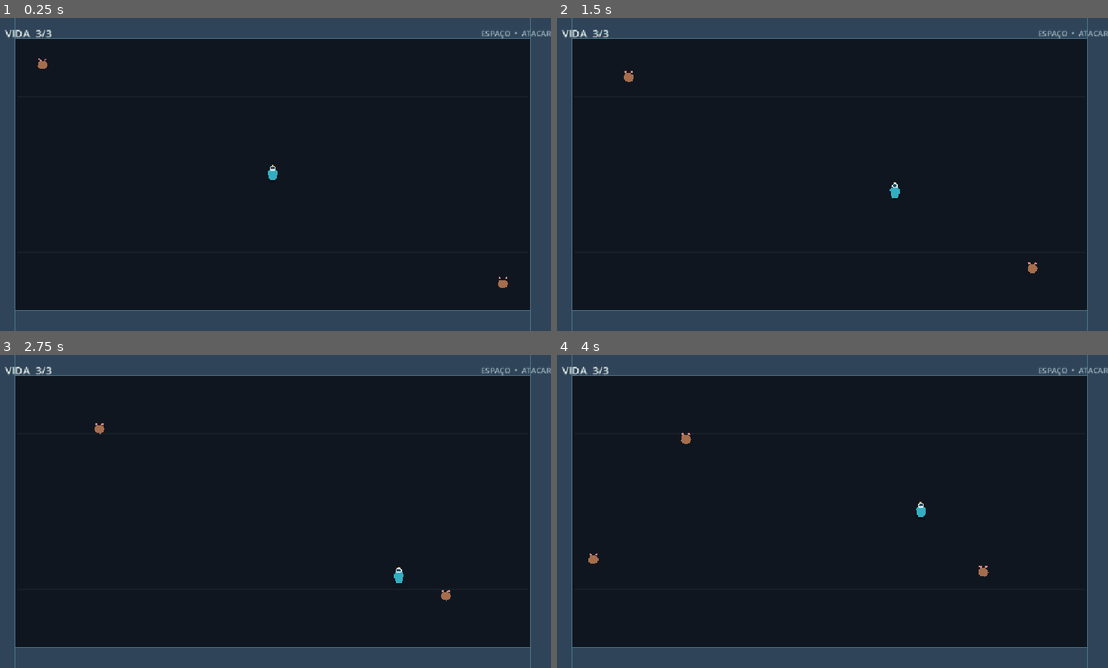
Above: before the commit, frames 1-4 (two rows, left to right).
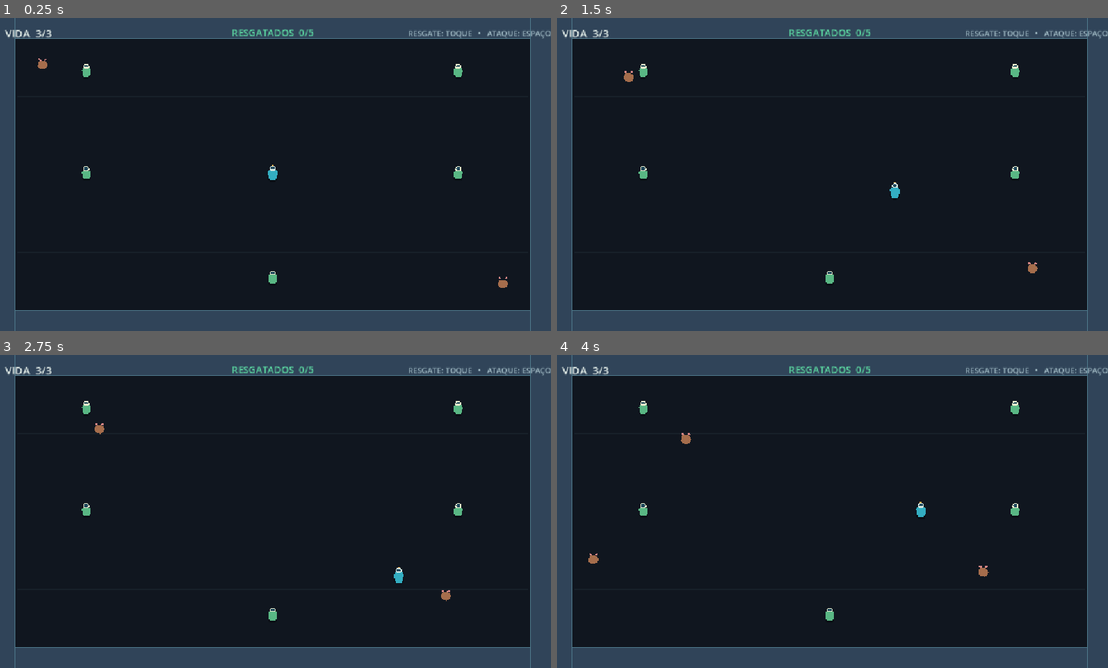
Above: after the commit, the same moments.

Repository: edubianchi9/resgate-estelar
Game: Godot game, scene res://scenes/partida.tscn
Two runs of this game, one before a commit and one after it. Both use one fixed random seed, a clock stepped at 60 frames per second and the inputs below.
Inputs:
- Up to frame 1 (0.25 s): no input
- Up to frame 2 (1.5 s): tap Enter (restart) at 0.5 s; hold Right (right) 0.53-1.28 s; tap Space (attack) at 0.6, 1.35 s; hold Down (down) from 1.28 s (still down)
- Up to frame 3 (2.75 s): release Down (down) at 2.03 s; hold Right (right) from 2.03 s (still down); tap Space (attack) at 2.1 s
- Up to frame 4 (4 s): release Right (right) at 2.78 s; hold Up (up) 2.78-3.53 s; tap Space (attack) at 2.85, 3.6 s; hold Left (left) from 3.53 s (still down)

The runs differ from the first frame. In frame 1, 0.7% of the frame differs, in the area x 14-100%, y 3-85%; in frame 2, 0.7%; in frame 3, 0.7%; in frame 4, 0.7%.

Commit message:
aula09: aliados e objetivo de resgate
adiciona 5 aliados que seguem o jogador em fila, contador de resgates, vitória ao resgatar os cinco e derrota se um rato alcançar a fila

Diff:
--- /dev/null
+++ b/entities/aliado.tscn
@@ -0,0 +1,40 @@
+[gd_scene load_steps=4 format=3]
+
+[ext_resource type="Script" path="res://scripts/aliado.gd" id="1_aliado"]
+
+[sub_resource type="CircleShape2D" id="CorpoAliado"]
+radius = 9.0
+
+[sub_resource type="CircleShape2D" id="AlcanceResgate"]
+radius = 17.0
+
+[node name="Aliado" type="CharacterBody2D"]
+collision_layer = 0
+collision_mask = 1
+script = ExtResource("1_aliado")
+
+[node name="Sombra" type="Polygon2D" parent="."]
+position = Vector2(0, 7)
+color = Color(0.015, 0.025, 0.04, 0.45)
+polygon = PackedVector2Array(-9, -2, -6, -6, -3, -8, 3, -8, 6, -6, 9, -2, 8, 4, 5, 7, -5, 7, -8, 4)
+
+[node name="Traje" type="Polygon2D" parent="."]
+color = Color(0.35, 0.72, 0.52, 1)
+polygon = PackedVector2Array(-7, -8, 7, -8, 9, -4, 8, 5, 5, 10, -5, 10, -8, 5, -9, -4)
+
+[node name="Capacete" type="Polygon2D" parent="."]
+color = Color(0.9, 0.92, 0.8, 1)
+polygon = PackedVector2Array(-6, -9, -6, -13, -4, -16, -2, -17, 2, -17, 4, -16, 6, -13, 6, -9, 4, -7, -4, -7)
+
+[node name="Visor" type="Polygon2D" parent="."]
+color = Color(0.12, 0.28, 0.36, 1)
+polygon = PackedVector2Array(-4, -13, -2, -15, 2, -15, 4, -13, 4, -11, 2, -10, -2, -10, -4, -11)
+
+[node name="Colisao" type="CollisionShape2D" parent="."]
+shape = SubResource("CorpoAliado")
+
+[node name="Deteccao" type="Area2D" parent="."]
+collision_mask = 2
+
+[node name="Alcance" type="CollisionShape2D" parent="Deteccao"]
+shape = SubResource("AlcanceResgate")
--- a/entities/rato.tscn
+++ b/entities/rato.tscn
@@ -7,6 +7,9 @@
 
 [sub_resource type="CircleShape2D" id="AreaContato"]
 radius = 16.0
+
+[sub_resource type="CircleShape2D" id="AreaAliado"]
+radius = 14.0
 
 [node name="Rato" type="CharacterBody2D" groups=["inimigos"]]
 collision_layer = 4
@@ -35,3 +38,9 @@
 
 [node name="Alcance" type="CollisionShape2D" parent="Deteccao"]
 shape = SubResource("AreaContato")
+
+[node name="DeteccaoAliado" type="Area2D" parent="."]
+collision_mask = 8
+
+[node name="AlcanceAliado" type="CollisionShape2D" parent="DeteccaoAliado"]
+shape = SubResource("AreaAliado")
--- a/project.godot
+++ b/project.godot
@@ -1,5 +1,10 @@
 ; Engine configuration file.
-; Resgate Estelar — Aula 09: vida, dano e ataque.
+; It's best edited using the editor UI and not directly,
+; since the parameters that go here are not all obvious.
+;
+; Format:
+;   [section] ; section goes between []
+;   param=value ; assign values to parameters
 
 config_version=5
 
@@ -11,8 +16,6 @@
 
 [display]
 
-window/size/viewport_width=1152
-window/size/viewport_height=648
 window/size/window_width_override=1152
 window/size/window_height_override=648
 window/stretch/mode="canvas_items"
--- a/scenes/partida.tscn
+++ b/scenes/partida.tscn
@@ -19,17 +19,33 @@
 theme_override_font_sizes/font_size = 22
 text = "VIDA  3/3"
 
+[node name="Resgates" type="Label" parent="HUD"]
+anchors_preset = 5
+anchor_left = 0.5
+anchor_top = 0.0
+anchor_right = 0.5
+anchor_bottom = 0.0
+offset_left = -132.0
+offset_top = 16.0
+offset_right = 132.0
+offset_bottom = 50.0
+grow_horizontal = 2
+theme_override_colors/font_color = Color(0.35, 0.82, 0.62, 1)
+theme_override_font_sizes/font_size = 20
+text = "RESGATADOS  0/5"
+horizontal_alignment = 1
+
 [node name="Ajuda" type="Label" parent="HUD"]
 anchors_preset = 1
 anchor_left = 1.0
 anchor_right = 1.0
-offset_left = -276.0
+offset_left = -400.0
 offset_top = 20.0
 offset_bottom = 46.0
 grow_horizontal = 0
 theme_override_colors/font_color = Color(0.62, 0.72, 0.76, 1)
 theme_override_font_sizes/font_size = 16
-text = "ESPAÇO  •  ATACAR"
+text = "RESGATE: TOQUE   •   ATAQUE: ESPAÇO"
 horizontal_alignment = 2
 
 [node name="Fim" type="Label" parent="HUD"]
--- /dev/null
+++ b/scripts/aliado.gd
@@ -0,0 +1,43 @@
+extends CharacterBody2D
+class_name Aliado
+
+signal encontrado(aliado: Aliado)
+
+@export var velocidade_seguir: float = 220.0
+@export var distancia_seguir: float = 28.0
+
+var alvo_seguir: Node2D
+var esta_na_fila: bool = false
+
+@onready var deteccao: Area2D = $Deteccao
+
+
+func _ready() -> void:
+	deteccao.body_entered.connect(_ao_tocar_personagem)
+
+
+func _physics_process(delta: float) -> void:
+	if not esta_na_fila or not is_instance_valid(alvo_seguir):
+		return
+
+	var distancia := global_position.distance_to(alvo_seguir.global_position)
+	if distancia > distancia_seguir:
+		var passos_necessarios := distancia - distancia_seguir
+		var velocidade_atual := minf(velocidade_seguir, passos_necessarios / delta)
+		velocity = global_position.direction_to(alvo_seguir.global_position) * velocidade_atual
+	else:
+		velocity = Vector2.ZERO
+	move_and_slide()
+
+
+func comecar_a_seguir(alvo: Node2D) -> void:
+	esta_na_fila = true
+	alvo_seguir = alvo
+	collision_layer = 8
+	add_to_group("aliados")
+	deteccao.set_deferred("monitoring", false)
+
+
+func _ao_tocar_personagem(corpo: Node2D) -> void:
+	if not esta_na_fila and corpo.is_in_group("jogador"):
+		encontrado.emit(self)
--- a/scripts/partida.gd
+++ b/scripts/partida.gd
@@ -1,13 +1,16 @@
 extends Node2D
 
 @export var cena_rato: PackedScene = preload("res://entities/rato.tscn")
+@export var cena_aliado: PackedScene = preload("res://entities/aliado.tscn")
 @export var limite_ratos: int = 4
 
 var _encerrada: bool = false
 var _gerador_aleatorio := RandomNumberGenerator.new()
+var _fila_aliados: Array[Aliado] = []
 
 @onready var jogador: Jogador = $Arena/Jogador
 @onready var vida: Label = $HUD/Vida
+@onready var resgates: Label = $HUD/Resgates
 @onready var mensagem_fim: Label = $HUD/Fim
 @onready var gerador_ratos: Timer = $GeradorRatos
 
@@ -18,6 +21,8 @@
 	jogador.derrotado.connect(_encerrar_por_vida)
 	gerador_ratos.timeout.connect(_gerar_rato)
 	_atualizar_vida(jogador.vidas, jogador.vidas_maximas)
+	_atualizar_resgates()
+	_criar_aliados()
 	_gerar_rato(Vector2(88, 92))
 	_gerar_rato(Vector2(1064, 556))
 	gerador_ratos.start()
@@ -36,6 +41,10 @@
 	_encerrar("DERROTA\nA equipe ficou sem vida.\nEnter para reiniciar")
 
 
+func _encerrar_por_aliado(_aliado: Node2D) -> void:
+	_encerrar("DERROTA\nUm rato alcançou a equipe.\nEnter para reiniciar")
+
+
 func _encerrar(mensagem: String) -> void:
 	if _encerrada:
 		return
@@ -44,6 +53,8 @@
 	jogador.set_physics_process(false)
 	for rato in get_tree().get_nodes_in_group("inimigos"):
 		rato.set_physics_process(false)
+	for aliado in get_tree().get_nodes_in_group("aliados"):
+		aliado.set_physics_process(false)
 	mensagem_fim.text = mensagem
 	mensagem_fim.visible = true
 
@@ -55,8 +66,40 @@
 		posicao = _sortear_borda()
 	var rato := cena_rato.instantiate() as Rato
 	rato.alvo = jogador
+	rato.alcancou_aliado.connect(_encerrar_por_aliado)
 	$Arena/Entidades.add_child(rato)
 	rato.position = posicao
+
+
+func _criar_aliados() -> void:
+	var posicoes := [
+		Vector2(190, 112),
+		Vector2(960, 112),
+		Vector2(190, 324),
+		Vector2(960, 324),
+		Vector2(576, 540),
+	]
+	for posicao in posicoes:
+		var aliado := cena_aliado.instantiate() as Aliado
+		aliado.encontrado.connect(_adicionar_a_fila)
+		$Arena/Entidades.add_child(aliado)
+		aliado.position = posicao
+
+
+func _adicionar_a_fila(aliado: Aliado) -> void:
+	if _encerrada or aliado.esta_na_fila:
+		return
+
+	var alvo: Node2D = jogador if _fila_aliados.is_empty() else _fila_aliados.back()
+	aliado.comecar_a_seguir(alvo)
+	_fila_aliados.append(aliado)
+	_atualizar_resgates()
+	if _fila_aliados.size() == 5:
+		_encerrar("VITÓRIA\nOs cinco aliados foram resgatados!\nEnter para jogar de novo")
+
+
+func _atualizar_resgates() -> void:
+	resgates.text = "RESGATADOS  %d/5" % _fila_aliados.size()
 
 
 func _sortear_borda() -> Vector2:
--- a/scripts/rato.gd
+++ b/scripts/rato.gd
@@ -1,5 +1,7 @@
 extends CharacterBody2D
 class_name Rato
+
+signal alcancou_aliado(aliado: Node2D)
 
 @export var velocidade: float = 52.0
 @export var intervalo_dano: float = 0.85
@@ -8,6 +10,7 @@
 var _recarga_dano: float = 0.0
 
 @onready var area_deteccao: Area2D = $Deteccao
+@onready var area_aliado: Area2D = $DeteccaoAliado
 
 
 func _physics_process(delta: float) -> void:
@@ -20,6 +23,7 @@
 			velocity = Vector2.ZERO
 		move_and_slide()
 	_processar_contato()
+	_processar_aliado()
 
 
 func receber_golpe() -> void:
@@ -32,3 +36,10 @@
 			if corpo.has_method("receber_dano"):
 				corpo.receber_dano()
 			_recarga_dano = intervalo_dano
+
+
+func _processar_aliado() -> void:
+	for corpo in area_aliado.get_overlapping_bodies():
+		if corpo.is_in_group("aliados"):
+			alcancou_aliado.emit(corpo)
+			return
Not shown: 1 places in entities/rato.tscn that only renumber resources
Not shown, added: scripts/aliado.gd.uid
Not shown, changed: DEVLOG.md
Not shown, changed: README.md
